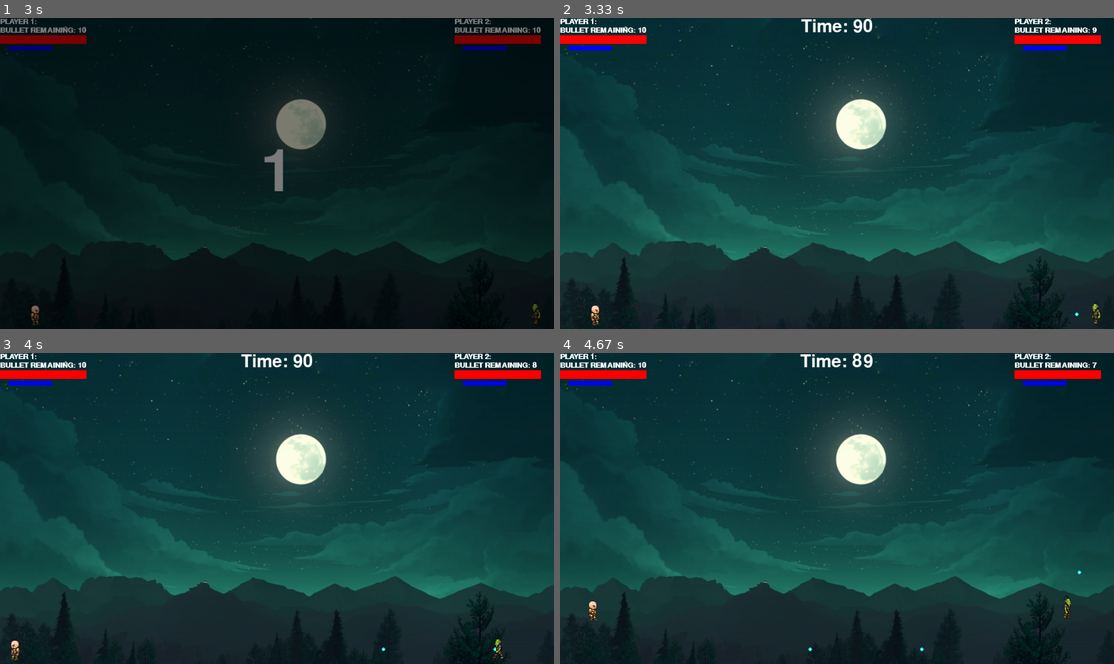
Above: before the commit, frames 1-4 (two rows, left to right).
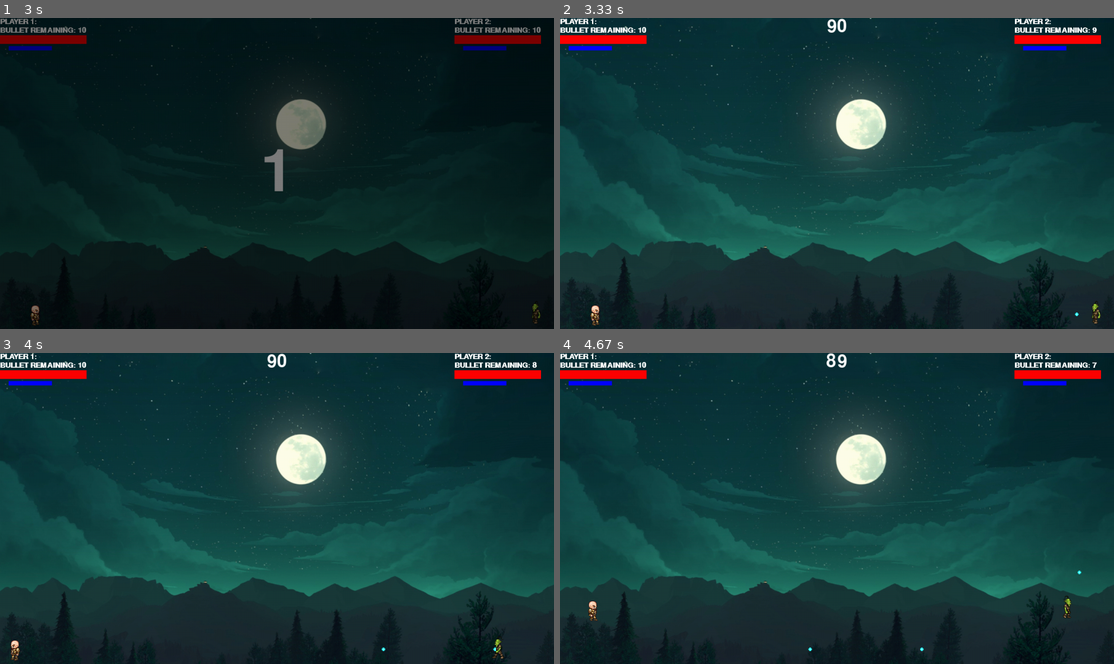
Above: after the commit, the same moments.

Repository: Ace5584/DragonBall-Combat-Game
Game: pygame game, started from Pygame/L1/main.py
Same seed, same stepped clock (60 frames per second), same inputs: the game is played once before the commit and once after it.
Inputs (mouse positions are in pixels of both pictures, inside the frame that each line leads up to):
- Up to frame 1 (3 s): click "PLAYER 2:" at 1.88 s; hold Down from 2.73 s (still down); move the mouse to (343, 201) at 2.77 s
- Up to frame 2 (3.33 s): release Down at 3.2 s; tap Space at 3.23 s
- Up to frame 3 (4 s): hold Left from 3.57 s (still down); hold A from 3.57 s (still down); move the mouse to (77, 499) at 3.6 s; tap Space at 3.63, 3.93 s
- Up to frame 4 (4.67 s): release Left at 4.03 s; release A at 4.03 s; hold Up 4.07-4.43 s; hold W 4.07-4.43 s; move the mouse to (842, 539) at 4.1 s; tap Space at 4.13, 4.53 s; hold Right from 4.47 s (still down); hold D from 4.47 s (still down); move the mouse to (820, 455) at 4.5 s

Frame 1 is identical in both runs. In frame 2, 0.3% of the frame differs, in the area x 43-57%, y 0-5%; in frame 3, 0.3%; in frame 4, 0.3%.

Commit message:
Created notes file for different notes, fixed bugs including timer not resetting after restarting game and created shield cooldown timer text

Diff:
--- a/Pygame/L1/main.py
+++ b/Pygame/L1/main.py
@@ -19,8 +19,6 @@
 dim_screen = pygame.Surface((screen_x, screen_y)).convert_alpha()
 dim_screen.fill((0, 0, 0, 130))
 
-black_bg = pygame.image.load('black background 30percent.png')
-
 run = True
 game = True
 loop = True
@@ -37,13 +35,38 @@
 start_ticks = pygame.time.get_ticks()
 game_start_timer = int((pygame.time.get_ticks() - start_ticks) / 1000)
 original_time = 3
+temp_time = 0
+reset_time = True
+time_print = str()
+
+timer = pygame.USEREVENT
+pygame.time.set_timer(timer, 1000)
+timer_sec = 90
 
 while run:
+    timer_sec = 90
+    original_time = 3
+    temp_time = 0
+    reset_time = True
+    time_print = str()
     while start:
-        if original_time - game_start_timer != 0:
-            redraw_window.redraw_window(window, p1, p2, screen_x, True, True)
+        for event in pygame.event.get():
+            if event.type == pygame.QUIT:
+                run = False
+                game = False
+                start = False
+        if reset_time:
+            start_ticks = pygame.time.get_ticks()
             game_start_timer = int((pygame.time.get_ticks() - start_ticks) / 1000)
-            start_countdown = space_font.render(str(original_time - int(game_start_timer)), 1, (255, 255, 255))
+            temp_time = game_start_timer
+            reset_time = False
+        else:
+            reset_time = False
+        if time_print != '0':
+            redraw_window.redraw_window(window, p1, p2, screen_x, timer_sec, True, True)
+            game_start_timer = int((pygame.time.get_ticks() - start_ticks) / 1000)
+            time_print = str(original_time - (int(game_start_timer) - temp_time))
+            start_countdown = space_font.render(time_print, 1, (255, 255, 255))
             window.blit(start_countdown, (int(screen_x/2 - start_countdown.get_width()/2), int(screen_y/2 - start_countdown.get_height()/2)))
             window.blit(dim_screen, (0, 0))
             pygame.display.update()
@@ -56,6 +79,15 @@
             if event.type == pygame.QUIT:
                 run = False
                 game = False
+                start = False
+            if event.type == timer:
+                if timer_sec > 0:
+                    timer_sec -= 1
+                else:
+                    if p1.health > p2.health:
+                        p2.die = True
+                    else:
+                        p1.die = True
 
         if p1.is_dead():
             game = False
@@ -65,14 +97,13 @@
             game = False
             loop = True
 
-
         p1.movement(True, p2, window, screen_x, screen_y)
         p2.movement(False, p1, window, screen_x, screen_y)
-        redraw_window.redraw_window(window, p1, p2, screen_x)
+        redraw_window.redraw_window(window, p1, p2, screen_x, timer_sec)
 
     if p1.die or p2.die:
         while loop:
-            redraw_window.redraw_window(window, p1, p2, screen_x, True)
+            redraw_window.redraw_window(window, p1, p2, screen_x, timer_sec, True)
             window.blit(dim_screen, (0, 0))
             replay.draw(window)
             quit_game.draw(window)
@@ -93,6 +124,7 @@
                     if replay.is_over(pos):
                         loop = False
                         game = True
+                        start = True
                         p1 = player.Player(50, 650, 64, 64, False, (0, 0), f'PLAYER 1:')
                         p2 = player.Player(1200, 650, 64, 64, True, (1050, 0), "PLAYER 2:")
                         break
--- a/Pygame/L1/player.py
+++ b/Pygame/L1/player.py
@@ -87,6 +87,11 @@
         self.reset_time = True
         self.temp_time = 0
         #self.shield_on = False
+        self.shield_timer = 0
+        self.temp3 = list(text_location)  # temporary list for bullet remaining text location
+        self.temp3[1] += 80  # changing location of the bullet remaining text
+        self.temp3[0] += 30
+        self.shield_timer_location = tuple(self.temp3)  # changing temporary list into bullet count text locat
 
     def draw(self, win, character):
         if self.defend:
@@ -152,11 +157,11 @@
                 win.blit(c2_walkRight[0], (int(self.x), int(self.y)))
 
     def movement(self, wasd, enemy, win, screen_x, screen_y):
-        print(self.temp2)
         if self.bullet_delay >= 0:
             self.bullet_delay += 1
         if self.bullet_delay > 3:
             self.bullet_delay = 0
+
         if self.temp2[2] == 0:
             self.start_ticks = pygame.time.get_ticks()
             self.seconds = self.start_ticks / 1000
@@ -165,19 +170,21 @@
                 self.reset_time = False
             else:
                 self.reset_time = False
+                self.shield_timer = int(self.temp_time + 3) - int(self.seconds)
                 if int(self.seconds) == int(self.temp_time+3):
                     self.temp2[2] = self.shield
                     self.shield_bar = tuple(self.temp2)
-
-            #print(self.temp_time)
-            #print(self.seconds)
+                    self.shield_timer = int(self.temp_time+3) - int(self.seconds)
+
+
+            # print(self.temp_time)
+            # print(self.seconds)
         else:
             self.reset_time = True
 
 
         for bullet in self.bullets:
-            if bullet.y + bullet.bullet_radius > enemy.hit_box[1] and bullet.y - bullet.bullet_radius < enemy.hit_box[
-                1] + enemy.hit_box[3]:
+            if bullet.y + bullet.bullet_radius > enemy.hit_box[1] and bullet.y - bullet.bullet_radius < enemy.hit_box[1] + enemy.hit_box[3]:
                 if bullet.x + bullet.bullet_radius > enemy.hit_box[0] and bullet.x - bullet.bullet_radius < \
                         enemy.hit_box[0] + enemy.hit_box[2]:
                     if not enemy.defend:
@@ -289,11 +296,9 @@
             #if self.temp2[2] == 0:
             #    self.shield_on = False
             #else:
-             #   self.shield_on = True
+            #   self.shield_on = True
         else:
             self.defend = False
-
-
 
     def is_dead(self):
         return self.die
--- a/Pygame/L1/redraw_window.py
+++ b/Pygame/L1/redraw_window.py
@@ -2,17 +2,10 @@
 
 clock = pygame.time.Clock()  # clock
 bg = pygame.image.load('bg.jpg')  # Importing background image
+font = pygame.font.SysFont('comicsans', 60)
+shield_timer_font = pygame.font.SysFont('comicsans', 15)
 
-count_down_time = 90
-
-font = pygame.font.SysFont('comicsans', 60)
-
-start_ticks = None
-
-prev_time = 0
-
-
-def redraw_window(window, player1, player2, screen_x, pause=False, start_screen=False):
+def redraw_window(window, player1, player2, screen_x, time_seconds, pause=False, start_screen=False):
     clock.tick(60)
     window.blit(bg, (0, 0))
     window.blit(player1.player_information, player1.text_location)
@@ -23,6 +16,7 @@
         z.shoot_bullet(window, 'red')
     for z in player2.bullets:
         z.shoot_bullet(window, 'blue')
+
     pygame.draw.rect(window, (255, 255, 255), player1.bottom_health_bar_location)
     pygame.draw.rect(window, (255, 255, 255), player2.bottom_health_bar_location)
     pygame.draw.rect(window, (255, 0, 0), player1.health_bar_location)
@@ -31,23 +25,23 @@
     pygame.draw.rect(window, (255, 255, 255), player2.bottom_shield_bar)
     pygame.draw.rect(window, (0, 0, 255), player1.shield_bar)
     pygame.draw.rect(window, (0, 0, 255), player2.shield_bar)
+    if player1.shield_timer == 0:
+        None
+    else:
+        text1 = shield_timer_font.render(str(player1.shield_timer), True, (255, 255, 255))
+        window.blit(text1, player1.shield_timer_location)
+
+    if player2.shield_timer == 0:
+        None
+    else:
+        text2 = shield_timer_font.render(str(player2.shield_timer), True, (255, 255, 255))
+        window.blit(text2, player2.shield_timer_location)
 
     if not pause:
-        global start_ticks
-        start_ticks = pygame.time.get_ticks()
-        seconds = start_ticks / 1000
-        #print(seconds)
-        seconds = int(seconds)
-        text = font.render(f'Time: {count_down_time-seconds+3}', 1, (255, 255, 255))
+        text = font.render(str(time_seconds), True, (255, 255, 255))
         window.blit(text, (screen_x / 2 - text.get_width() / 2, 0))
         player1.draw(window, 1)
         player2.draw(window, 2)
-        if count_down_time - seconds == 0:
-            if player1.health < player2.health:
-                player1.die = True
-            else:
-                player2.die = True
-
         pygame.display.update()
     else:
         if start_screen:
@@ -58,13 +52,3 @@
                 player1.freeze(window, 1)
             else:
                 player2.freeze(window, 2)
-
-# start_ticks = pygame.time.get_ticks()
-#
-# count_down_time = 90
-#
-# font = pygame.font.SysFont('comicsans', 60)
-# seconds = (pygame.time.get_ticks() - start_ticks) / 1000
-# text = font.render(f'Time: {seconds}', 1, (255, 255, 255))
-# window.blit(text, (320, 320))
-# print(seconds)
--- a/Pygame/L1/start_menue.py
+++ b/Pygame/L1/start_menue.py
@@ -1,4 +1,6 @@
 import pygame
+
+pygame.init()
 
 screen_x = 1280  # Screen dimension x
 screen_y = 720  # Screen dimension y
@@ -7,6 +9,10 @@
 
 x = input("Play? ")
 if x == 'y':
+    for event in pygame.event.get():
+        if event.type == pygame.QUIT:
+            pygame.quit()
     import main
+
 else:
     print("NOPE")
Not shown, added: Pygame/L1/notes.txt
